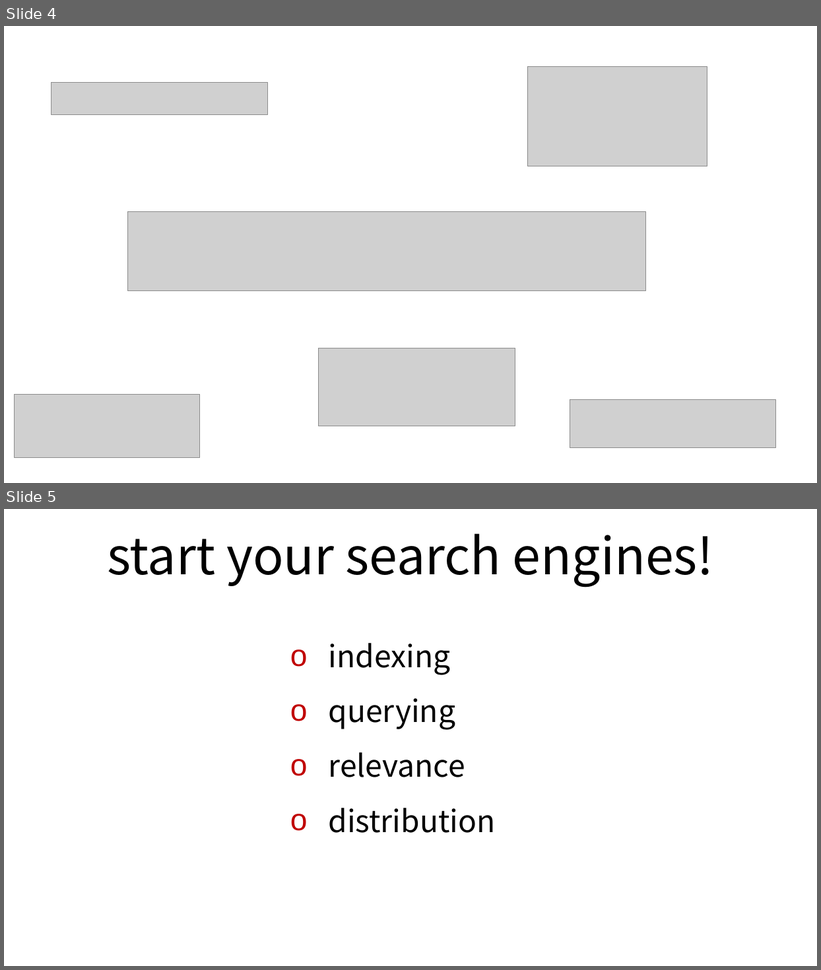
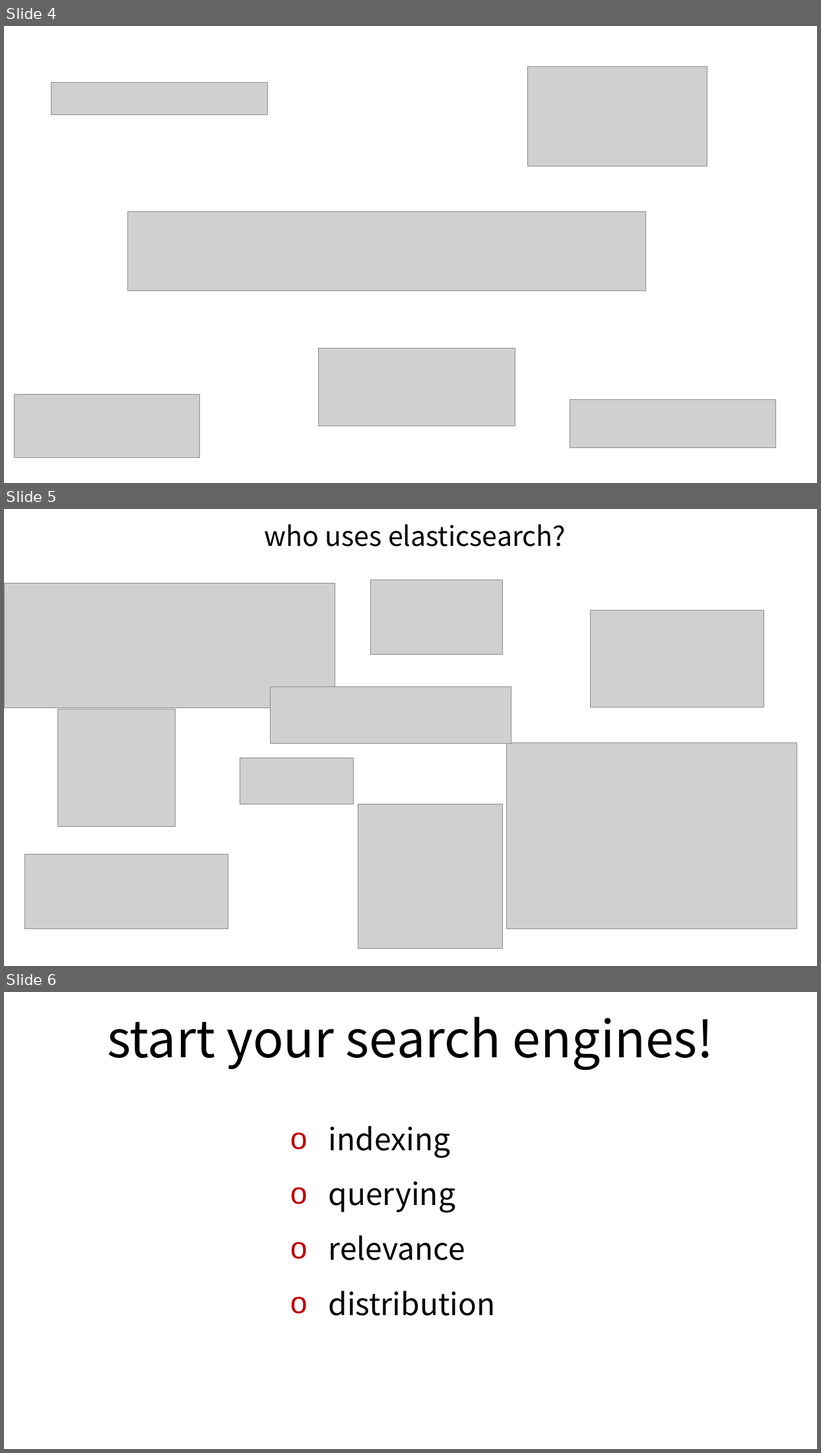
Before and after one commit to andypryor/start_your_search_engines, a slide deck: start_search_engines.pptx. Shown one above the other, each under a label of ours: slides 4 and 5 before the commit, slides 4, 5 and 6 after it. The pictures are 821x970 and 821x1453 pixels, drawn with LibreOffice and Linux fonts; fonts in the diff are those of the drawing; grey boxes stand for pictures. Boxes give left, top, right and bottom in pixels: in the first picture for what was removed or moved away, otherwise in the second. Text is boxed around its words. In the diff, an @@ line names an element or a change of style, - is before the commit and + after.

Commit message:
added who uses es slide

```diff
--- a/start_search_engines.pptx
+++ b/start_search_engines.pptx
@@ slide 5 added at (4,509,817,966), background #FFFFFF @@
@@ text added at (265,524,566,547), 32 pt, text #000000 @@
+who uses elasticsearch?
@@ picture added at (4,584,335,708) @@
@@ picture added at (370,580,502,655) @@
@@ picture added at (591,610,764,708) @@
@@ picture added at (271,687,512,744) @@
@@ picture added at (57,710,175,827) @@
@@ picture added at (507,743,797,929) @@
@@ picture added at (240,758,353,804) @@
@@ picture added at (358,804,503,949) @@
@@ picture added at (24,855,228,930) @@
@@ what was slide 5 is now slide 6 @@
```
Also in this commit, not shown: 4 slides changed, 6 other slides added, 5 slides removed.
